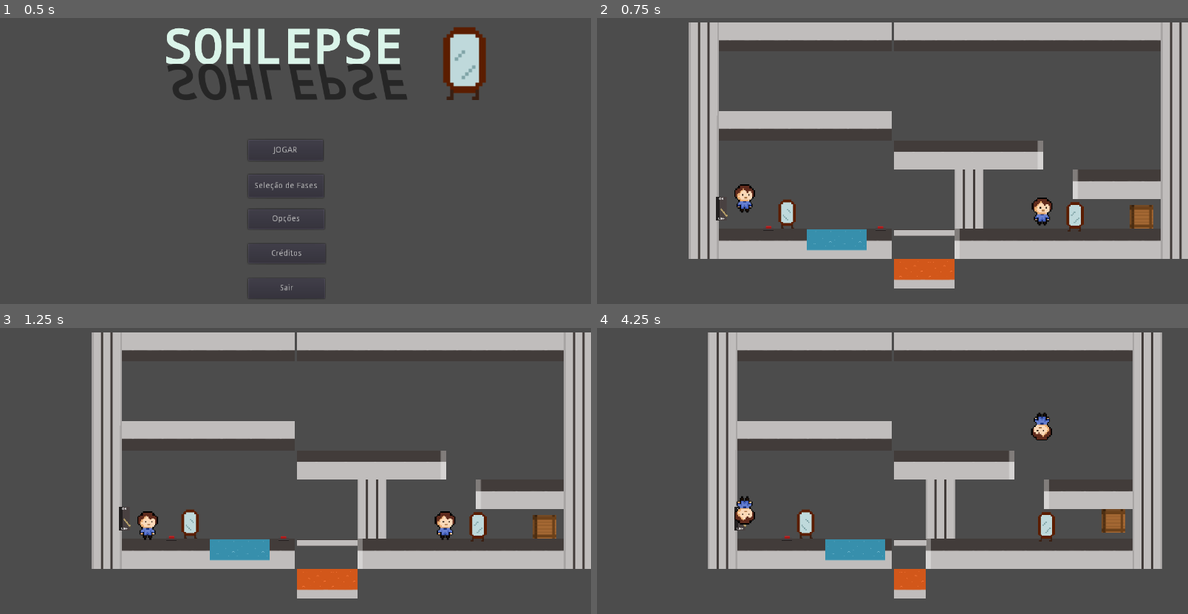
Above: before the commit, frames 1-4 (two rows, left to right).
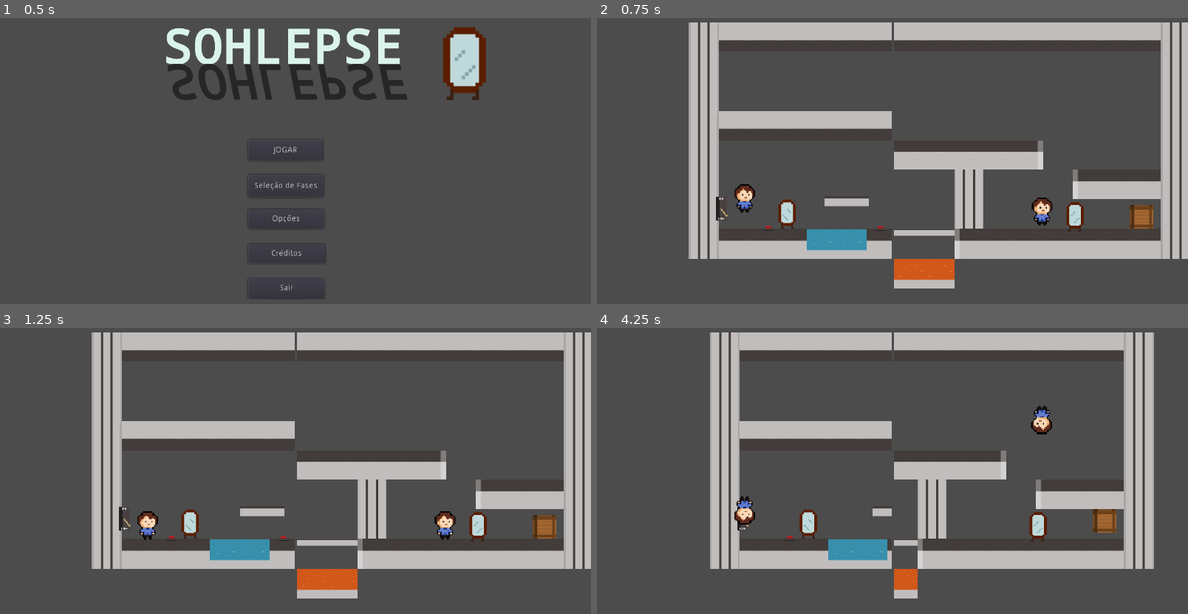
Above: after the commit, the same moments.

Repository: papukweh/Sohlepse
Game: Godot game, scene res://Menus/MenuPrincipal.tscn
Two runs of this game, one before a commit and one after it. Both use one fixed random seed, a clock stepped at 60 frames per second and the inputs below.
Inputs:
- Up to frame 1 (0.5 s): no input
- Up to frame 2 (0.75 s): click "JOGAR" at 0.5 s
- Up to frame 3 (1.25 s): no input
- Up to frame 4 (4.25 s): tap Enter at 1.25 s; hold Right (move_right) 1.28-2.03 s; tap F (play) at 1.35, 2.3, 3.05, 3.8 s; tap Up (jump) at 1.52, 2.27, 3.77 s; hold Down (move_down) 2.03-2.78 s; tap H (change-h) at 2.1 s; hold Right (move_right) from 2.78 s (still down); tap V (change-v) at 2.85 s; tap E (interact) at 3.6 s

Frame 1 is identical in both runs. In frame 2, 0.2% of the frame differs, in the area x 38-46%, y 63-66%; in frame 3, 0.2%; in frame 4, 8.8%, in the area x 18-96%, y 1-95%.

Commit message:
Plataformas móveis

Diff:
--- /dev/null
+++ b/Sohlepse/Objects/MovingPlatform.gd
@@ -0,0 +1,14 @@
+extends Node2D
+
+export var motion = Vector2()
+export var cycle = 1.0
+var accum = 0.0
+
+
+func _physics_process(delta):
+	accum += delta * (1.0 / cycle) * PI * 2.0
+	accum = fmod(accum, PI * 2.0)
+	var d = sin(accum)
+	var xf = Transform2D()
+	xf[2]= motion * d
+	$platform.transform = xf
--- /dev/null
+++ b/Sohlepse/Objects/MovingPlatform.tscn
@@ -0,0 +1,49 @@
+[gd_scene load_steps=4 format=2]
+
+[ext_resource path="res://Objects/MovingPlatform.gd" type="Script" id=1]
+[ext_resource path="res://Assets/platform1.png" type="Texture" id=2]
+
+[sub_resource type="RectangleShape2D" id=1]
+
+custom_solver_bias = 0.0
+extents = Vector2( 32.2953, 11.9587 )
+
+[node name="MovingPlatform" type="Node2D"]
+
+scale = Vector2( 1.5, 1 )
+script = ExtResource( 1 )
+_sections_unfolded = [ "Transform" ]
+motion = Vector2( 0, 0 )
+cycle = 1.0
+
+[node name="platform" type="RigidBody2D" parent="." index="0"]
+
+input_pickable = false
+collision_layer = 1
+collision_mask = 1
+mode = 3
+mass = 1.0
+friction = 1.0
+bounce = 0.0
+gravity_scale = 1.0
+custom_integrator = false
+continuous_cd = 0
+contacts_reported = 0
+contact_monitor = false
+sleeping = false
+can_sleep = true
+linear_velocity = Vector2( 0, 0 )
+linear_damp = -1.0
+angular_velocity = 0.0
+angular_damp = -1.0
+_sections_unfolded = [ "Collision", "Transform" ]
+
+[node name="Sprite" type="Sprite" parent="platform" index="0"]
+
+texture = ExtResource( 2 )
+
+[node name="CollisionShape2D" type="CollisionShape2D" parent="platform" index="1"]
+
+position = Vector2( 0.102165, 0.0842352 )
+scale = Vector2( 0.997105, 0.994369 )
+shape = SubResource( 1 )
--- a/Sohlepse/Player/Player.tscn
+++ b/Sohlepse/Player/Player.tscn
@@ -4,10 +4,10 @@
 [ext_resource path="res://Assets/Player.png" type="Texture" id=2]
 [ext_resource path="res://Player/InputHandler.gd" type="Script" id=3]
 
-[sub_resource type="RectangleShape2D" id=1]
+[sub_resource type="RectangleShape2D" id=3]
 
 custom_solver_bias = 0.0
-extents = Vector2( 2.36073, 10.5321 )
+extents = Vector2( 10, 10 )
 
 [sub_resource type="Animation" id=2]
 
@@ -52,9 +52,9 @@
 "values": [ 5 ]
 }
 
-[node name="Player" type="KinematicBody2D"]
+[node name="Player" type="KinematicBody2D" index="0"]
 
-position = Vector2( -0.475647, 0 )
+position = Vector2( -0.475647, 1 )
 input_pickable = false
 collision_layer = 3
 collision_mask = 1
@@ -72,10 +72,9 @@
 
 [node name="CollisionShape2D" type="CollisionShape2D" parent="." index="1"]
 
-position = Vector2( 0.0276327, -1.19897 )
-scale = Vector2( 6.66499, 2.73395 )
-shape = SubResource( 1 )
-_sections_unfolded = [ "Material", "Transform", "Visibility", "Z Index" ]
+position = Vector2( -0.0293961, -2.01142 )
+scale = Vector2( 1, 2.97403 )
+shape = SubResource( 3 )
 
 [node name="Siding" type="RayCast2D" parent="." index="2"]
 
@@ -88,6 +87,8 @@
 
 [node name="RC_down" type="RayCast2D" parent="." index="3"]
 
+position = Vector2( 0, 0.786232 )
+scale = Vector2( 1, 1.02457 )
 enabled = true
 exclude_parent = true
 cast_to = Vector2( 0, 29 )
--- a/Sohlepse/Stages/stage1.tscn
+++ b/Sohlepse/Stages/stage1.tscn
@@ -15,6 +15,7 @@
 [ext_resource path="res://Hazards/Limit.tscn" type="PackedScene" id=13]
 [ext_resource path="res://Objects/EndgoalMirror.tscn" type="PackedScene" id=14]
 [ext_resource path="res://Objects/Platform.tscn" type="PackedScene" id=15]
+[ext_resource path="res://Objects/MovingPlatform.tscn" type="PackedScene" id=16]
 
 [node name="stage1" index="0" instance=ExtResource( 1 )]
 
@@ -82,8 +83,6 @@
 
 [node name="Players" type="Node" parent="." index="3"]
 
-editor/display_folded = true
-
 [node name="Player1" parent="Players" index="0" instance=ExtResource( 3 )]
 
 position = Vector2( 128.049, 372.01 )
@@ -94,8 +93,6 @@
 invert_horizontal = -1
 
 [node name="Objects" type="Node" parent="." index="4"]
-
-editor/display_folded = true
 
 [node name="Box" parent="Objects" index="0" instance=ExtResource( 4 )]
 
@@ -206,4 +203,10 @@
 
 position = Vector2( 802.217, 357.895 )
 
+[node name="MovingPlatform" parent="." index="10" instance=ExtResource( 16 )]
+
+position = Vector2( 339.991, 387.562 )
+motion = Vector2( 60, 0 )
+cycle = 10.0
+
 [connection signal="area_entered" from="Objects/Lever2" to="Objects/Lever2" method="_on_lever2_area_entered"]
--- a/Sohlepse/tileset_test.tres
+++ b/Sohlepse/tileset_test.tres
@@ -17,7 +17,7 @@
 [sub_resource type="ConvexPolygonShape2D" id=3]
 
 custom_solver_bias = 0.0
-points = PoolVector2Array( 32, -32, 32, 32, -32, 32, -32, -32 )
+points = PoolVector2Array( 32, -32, 32, 32, -32.5, 32, -32.5, -32 )
 
 [resource]
 
@@ -61,5 +61,5 @@
 "autotile_coord": Vector2( 0, 0 ),
 "one_way": false,
 "shape": SubResource( 3 ),
-"shape_transform": Transform2D( 1, 0, 0, 1, 32, 32 )
+"shape_transform": Transform2D( 0.887233, 0, 0, 0.952262, 28.5874, 33.8003 )
 } ]
--- a/Sohlepse/tileset_test.tscn
+++ b/Sohlepse/tileset_test.tscn
@@ -68,7 +68,10 @@
 bounce = 0.0
 _sections_unfolded = [ "Transform" ]
 
-[node name="CollisionPolygon2D2" type="CollisionPolygon2D" parent="edge/StaticBody2D" index="0"]
+[node name="CollisionPolygon2D" type="CollisionPolygon2D" parent="edge/StaticBody2D" index="0"]
 
+position = Vector2( -3.41264, 1.8003 )
+scale = Vector2( 0.887233, 0.952262 )
 build_mode = 0
-polygon = PoolVector2Array( -32, -32, -32, 32, 32, 32, 32, -32 )
+polygon = PoolVector2Array( -32.5, -32, -32.5, 32, 32, 32, 32, -32 )
+_sections_unfolded = [ "Transform" ]
Not shown: 1 places in Sohlepse/Stages/stage1.tscn that only renumber resources
